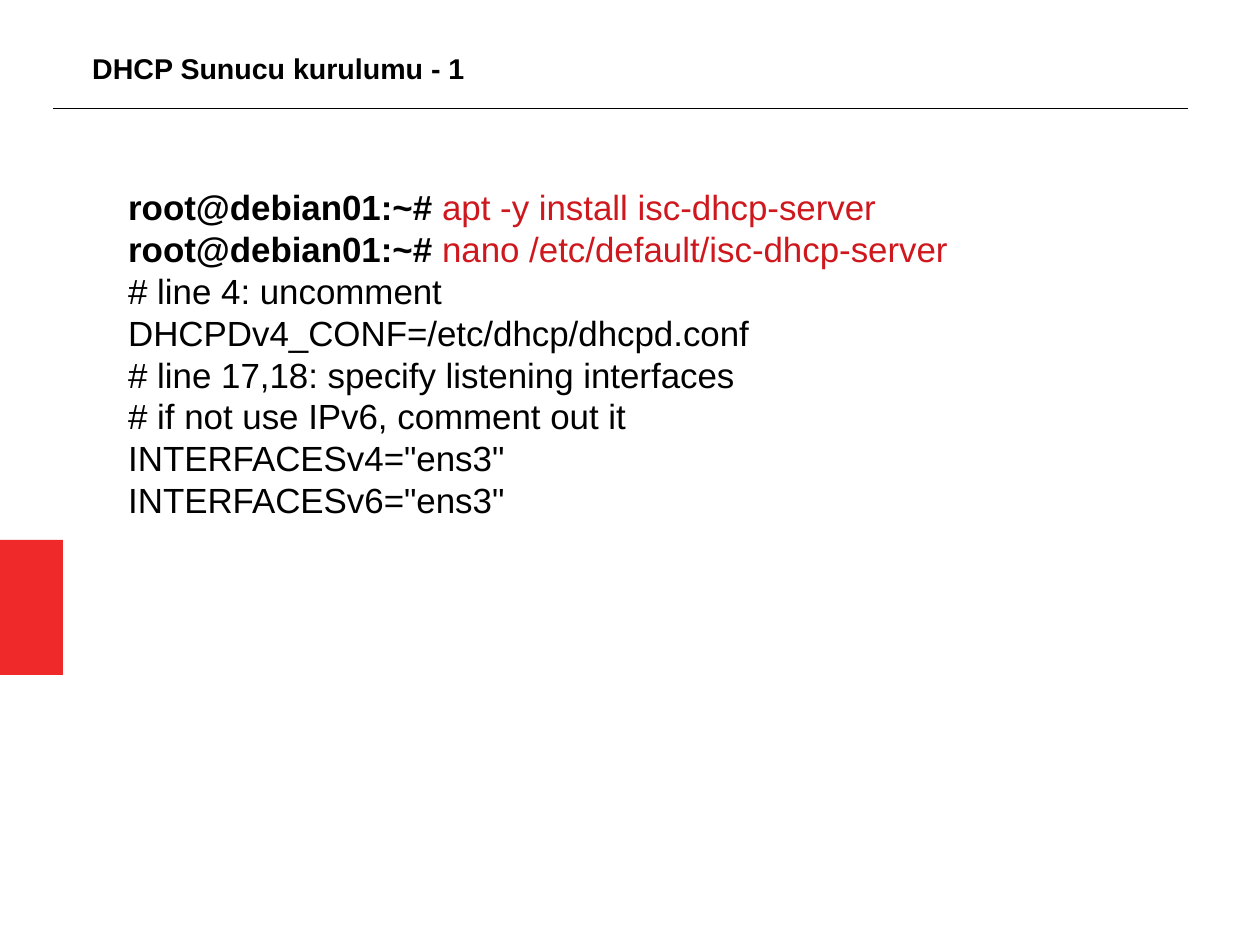
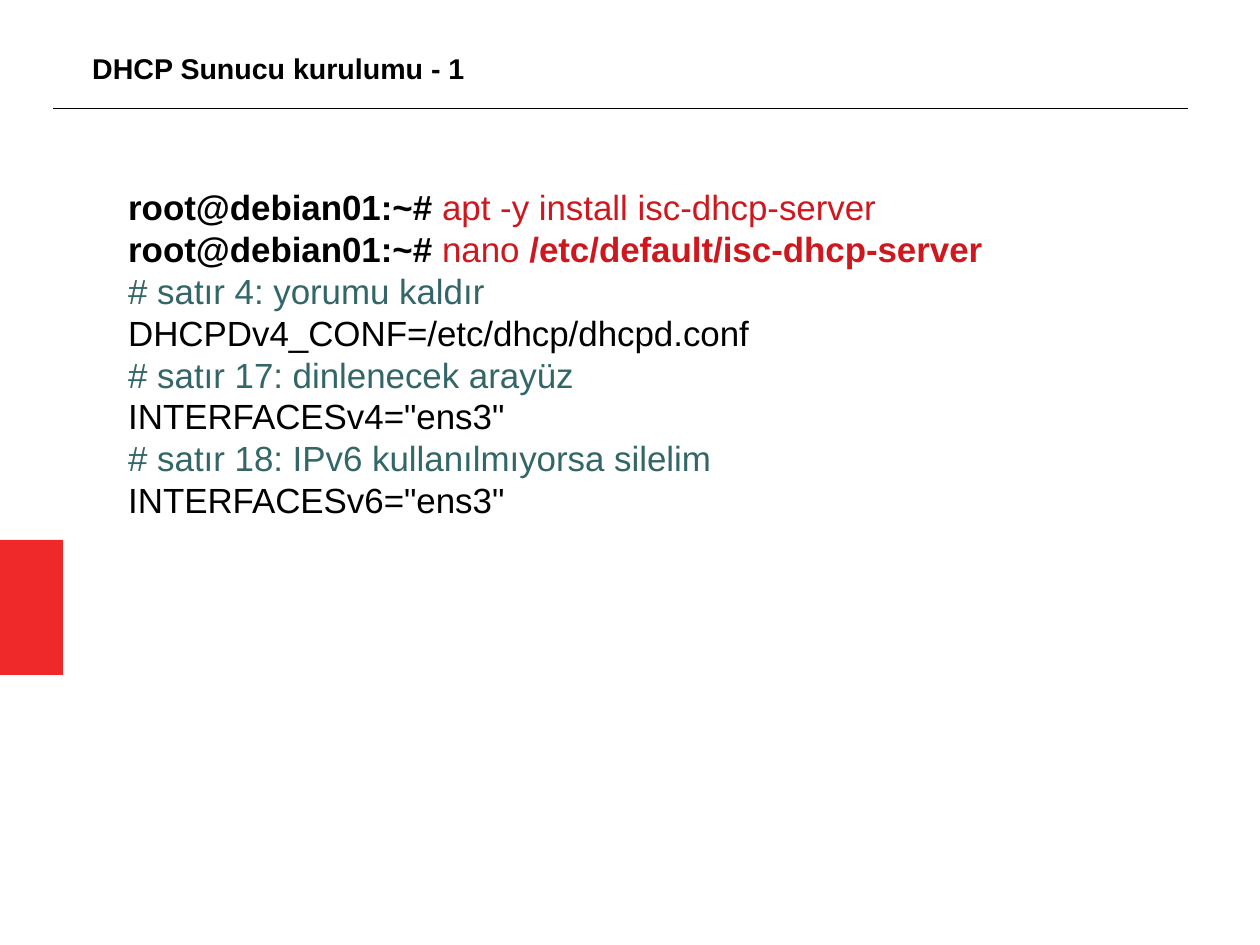
Before and after one commit to aciklab/oyyk18-sysadm, a slide deck: slide 8 of sunumlar/dhcp.odp. Drawn at 1260x945 pixels with LibreOffice and Linux fonts; fonts in the diff are those of the drawing. Boxes give left, top, right and bottom in pixels: in the first picture for what was removed or moved away, otherwise in the second. Text is boxed around its words. In the diff, an @@ line names an element or a change of style, - is before the commit and + after.

```diff
--- a/sunumlar/dhcp.odp
+++ b/sunumlar/dhcp.odp
@@ text at bbox=[128, 236, 982, 269]: bold on in "/etc/default/isc-dhcp-server" @@
@@ text at bbox=[157, 278, 484, 311]: text changed; text colour #000000 to #336666 @@
-# line 4: uncomment
+# satır 4: yorumu kaldır
@@ text at bbox=[157, 362, 574, 394]: text changed; text colour #000000 to #336666 @@
-# line 17,18: specify listening interfaces
-# if not use IPv6, comment out it
+# satır 17: dinlenecek arayüz
@@ text at bbox=[157, 445, 711, 478]: paragraph added @@
+# satır 18: IPv6 kullanılmıyorsa silelim
```
Also in this commit, not shown: 7 other slides changed, 1 slide added, 1 slide removed.
